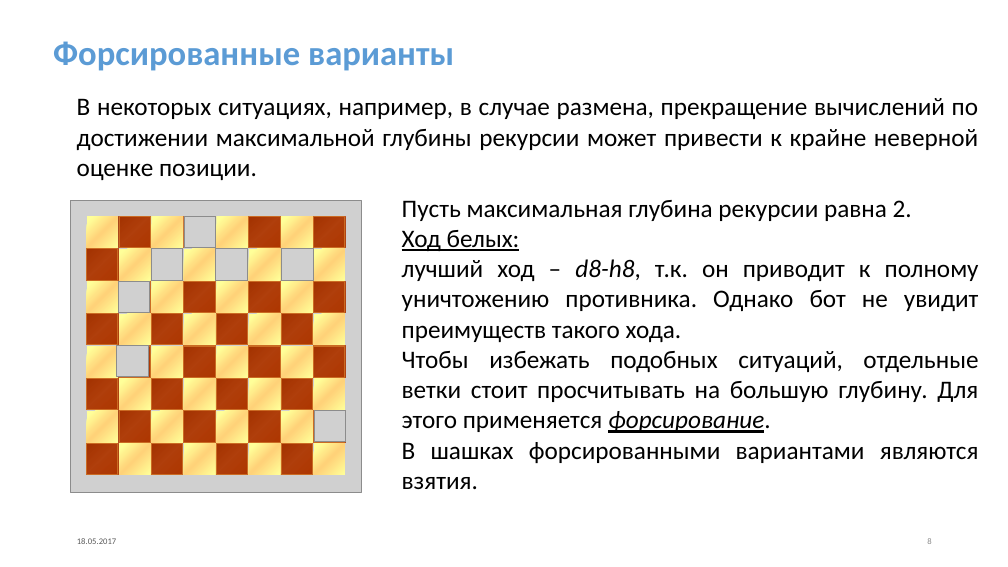
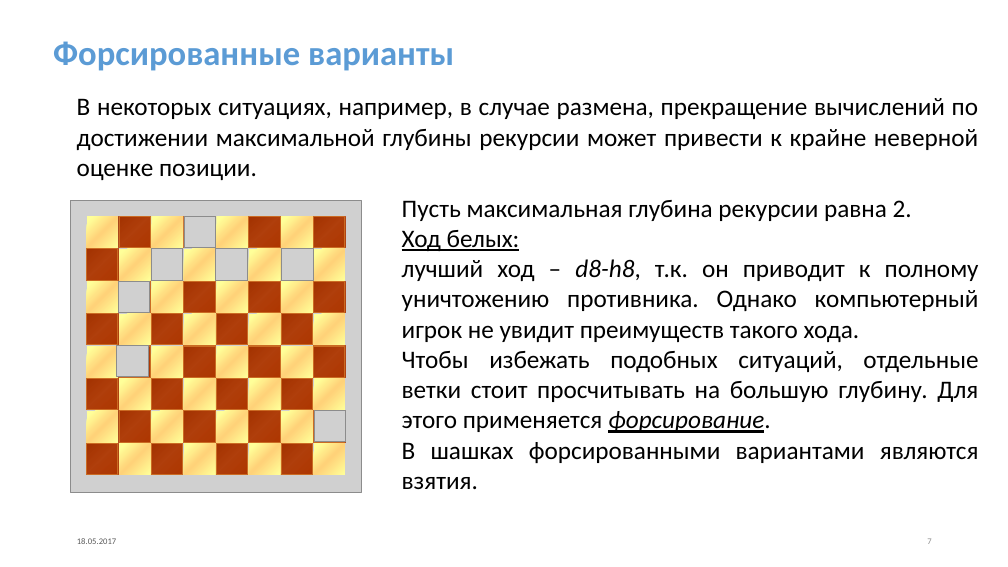
Before and after one commit to GrachevaElena/Checkers, a slide deck: slide 7 of ProjectNewDesign.pptx (slide 8 before the commit). Drawn at 1008x567 pixels with LibreOffice and Linux fonts; fonts in the diff are those of the drawing; grey boxes stand for pictures. Boxes give left, top, right and bottom in pixels: in the first picture for what was removed or moved away, otherwise in the second. Text is boxed around its words. In the diff, an @@ line names an element or a change of style, - is before the commit and + after.

```diff
--- a/ProjectNewDesign.pptx
+++ b/ProjectNewDesign.pptx
@@ text at (402,259,979,342): text changed @@
-лучший ход – d8-h8, т.к. он приводит к полному уничтожению противника. Однако бот не увидит преимуществ такого хода.
+лучший ход – d8-h8, т.к. он приводит к полному уничтожению противника. Однако компьютерный игрок не увидит преимуществ такого хода.
```
Also in this commit, not shown: 4 other slides changed, 1 slide removed.
